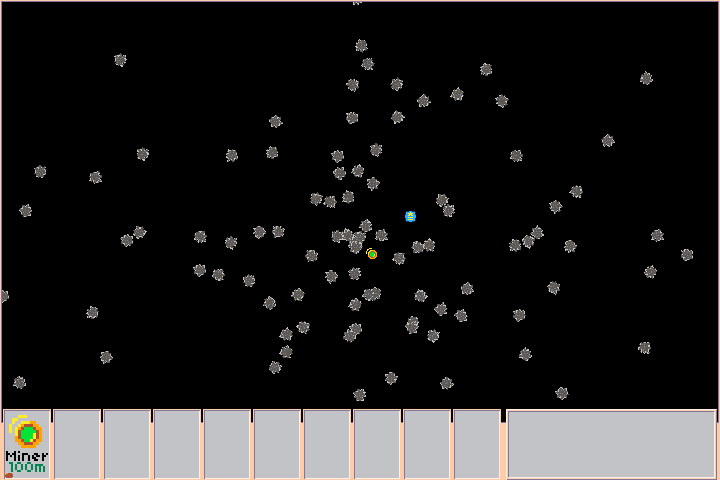
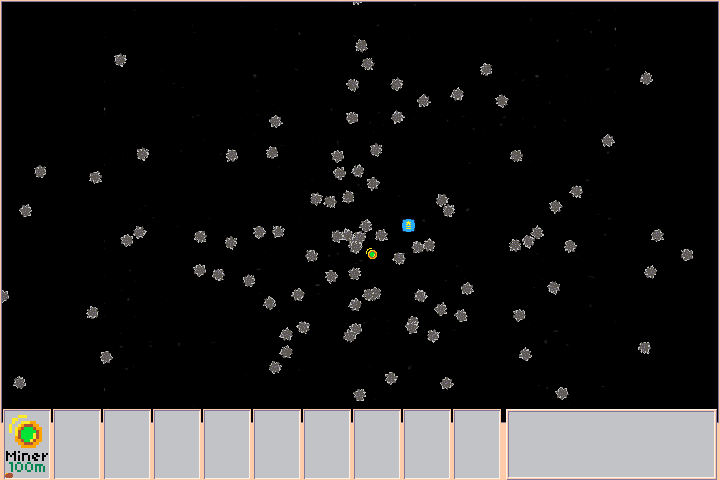
Two versions of the same layered image (w=720, h=480). Layer-by-layer changes:
renamed "Layer 4" to "core", painted on it over [402, 211, 416, 232]
painted on "Layer 3" over [104, 2, 616, 409]
added layer "Layer 4" above "Background" over [104, 2, 616, 409]
